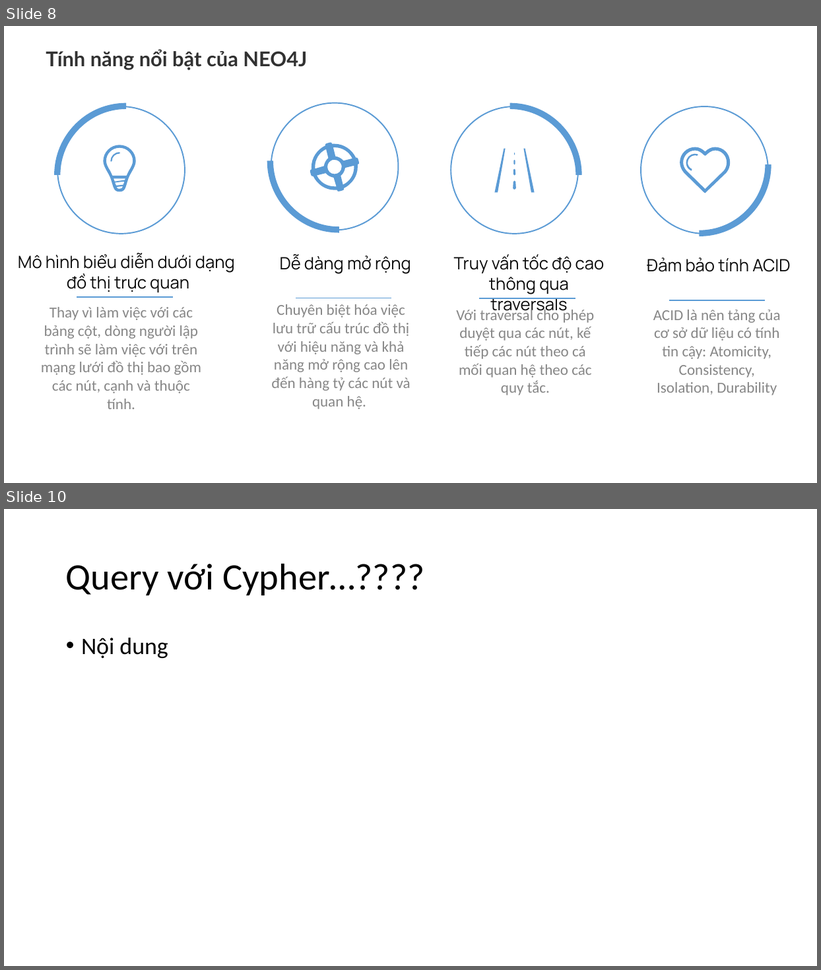
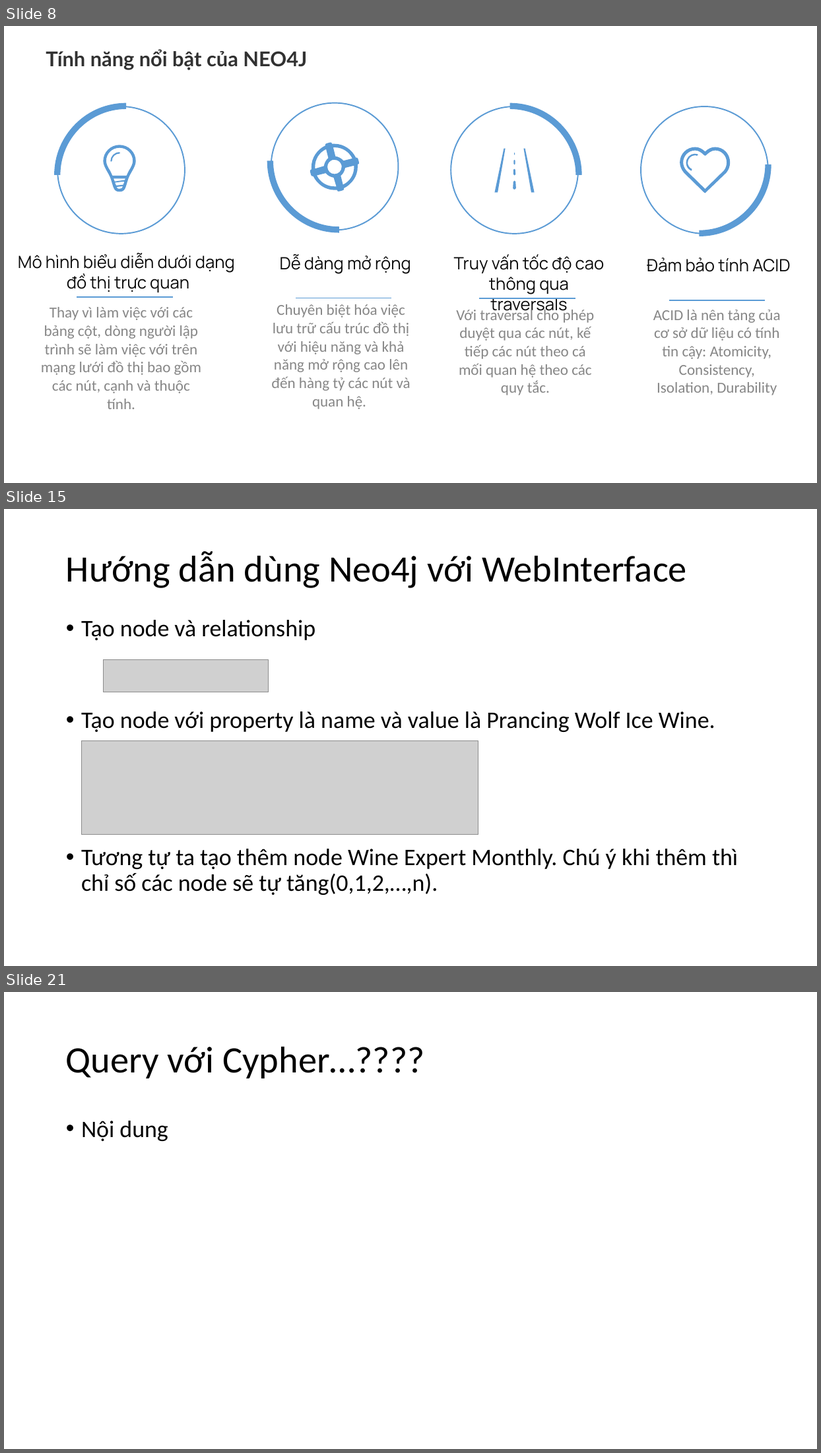
Before and after one commit to NguyenDucHoangLong/Group_4_HTTTHD, a slide deck: Document/Seminar/Slide_Nhóm 4.pptx. Shown one above the other, each under a label of ours: slides 8 and 10 before the commit, slides 8, 15 and 21 after it; the slides between them are not shown. The pictures are 821x970 and 821x1453 pixels, drawn with LibreOffice and Linux fonts; fonts in the diff are those of the drawing; grey boxes stand for pictures. Boxes give left, top, right and bottom in pixels: in the first picture for what was removed or moved away, otherwise in the second. Text is boxed around its words. In the diff, an @@ line names an element or a change of style, - is before the commit and + after.

```diff
--- a/Document/Seminar/Slide_Nhóm 4.pptx
+++ b/Document/Seminar/Slide_Nhóm 4.pptx
@@ slide 15 added at (4,509,817,966), background #FFFFFF @@
@@ title added at (66,551,687,588), 44 pt, text #000000 @@
+Hướng dẫn dùng Neo4j với WebInterface
@@ text added at (81,620,738,895), 28 pt, text #000000 @@
+• Tạo node và relationship
+• Tạo node với property là name và value là Prancing Wolf Ice Wine.
+• Tương tự ta tạo thêm node Wine Expert Monthly. Chú ý khi thêm thì chỉ số các node sẽ tự tăng(0,1,2,…,n).
@@ picture added at (103,659,268,692) @@
@@ picture added at (81,741,478,835) @@
@@ what was slide 10 is now slide 21 @@
```
Also in this commit, not shown: 1 slide changed, 11 other slides added, 1 slide removed.
